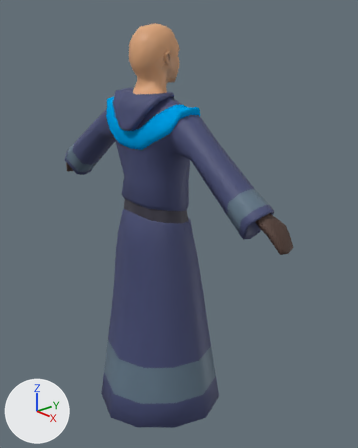
The Blender file artwork/characters/humanoid-male.blend, before and after one commit.
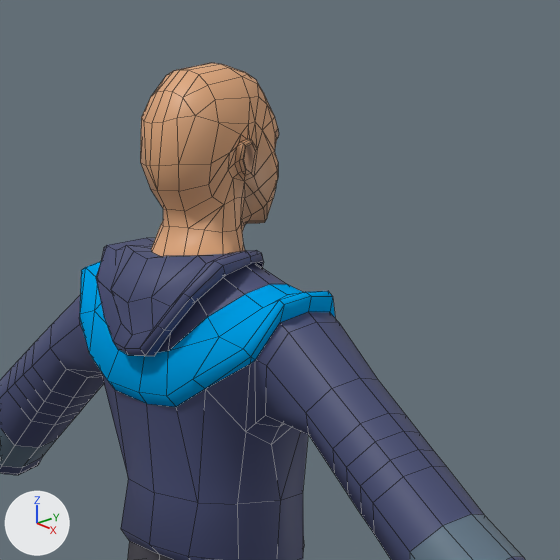
Old and new are each drawn whole from a 50 mm lens placed at (1.494, -1.187, 1.608), pointed at (0.051, 0.064, 0.875) and again close up on the part from 22% to 79% of the width and 0% to 46% of the height. The lights are fixed; the arrows at lower left show +X, +Y and +Z. The first two pictures are the older version. The close-ups show mesh edges as thin lines.

Script lines for the objects in view, before the commit:
```python
me_haircrewcut = bpy.data.meshes.new('HairCrewCut')
me_haircrewcut.from_pydata(...)  # 67 vertices, 60 faces; spans x -0.077..0.0, y -0.115..0.071, z 1.433..1.65
me_haircrewcut.polygons.foreach_set('use_smooth', [True] * 60)
me_haircrewcut.materials.append(mat_hair)  # brown #6c6247
me_withrobe = bpy.data.meshes.new('WithRobe')
me_withrobe.from_pydata(...)  # 737 vertices, 744 faces; spans x -0.66..0.0, y -0.28..0.24, z 0.0..1.64
me_withrobe.polygons.foreach_set('use_smooth', [True] * 744)
# faces by material slot: [211, 8, 247, 15, 33, 6, 144, 80]
me_withrobe.materials.append(mat_face)
me_withrobe.materials.append(mat_eyes)  # picture img_humanmaleface
me_withrobe.materials.append(mat_robe)  # dark blue #444b73
me_withrobe.materials.append(mat_robetrim)  # blue #637888
me_withrobe.materials.append(mat_robetrim2)  # blue #009fe7
me_withrobe.materials.append(mat_belt)  # dark grey #3e3c49
me_withrobe.materials.append(mat_gauntlets)  # brown #5d4840
me_withrobe.materials.append(mat_boots)  # dark grey #636363
ob_haircrewcut = bpy.data.objects.new('HairCrewCut', me_haircrewcut)
ob_haircrewcut.location = (0.0, 0.0, 0.0)
_m = ob_haircrewcut.modifiers.new('Mirror', 'MIRROR')
_m.use_clip = True
_m = ob_haircrewcut.modifiers.new('EdgeSplit', 'EDGE_SPLIT')
_m.split_angle = 2.077
ob_haircrewcut.hide_set(True)
ob_withrobe = bpy.data.objects.new('WithRobe', me_withrobe)
ob_withrobe.location = (0.0, 0.0, 0.0)
_m = ob_withrobe.modifiers.new('Mirror', 'MIRROR')
_m.use_clip = True
_m = ob_withrobe.modifiers.new('EdgeSplit', 'EDGE_SPLIT')
_m.split_angle = 2.077
```
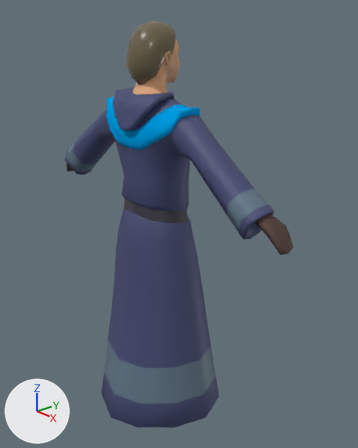
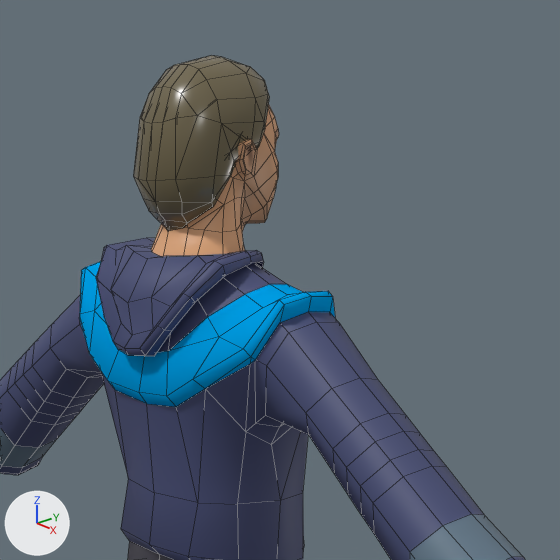
Pixel boxes (x1, y1, x2, y2) of what changed, in the close-ups (560 x 560 px):
```json
{"object": "HairCrewCut", "change": "shown", "after": [133, 55, 270, 231], "on screen": "brown"}
```

Scene script edits in JSON lines:
```json
{"op": "remove", "block": "ob_haircrewcut", "code": "ob_haircrewcut.hide_set(True)"}
```
